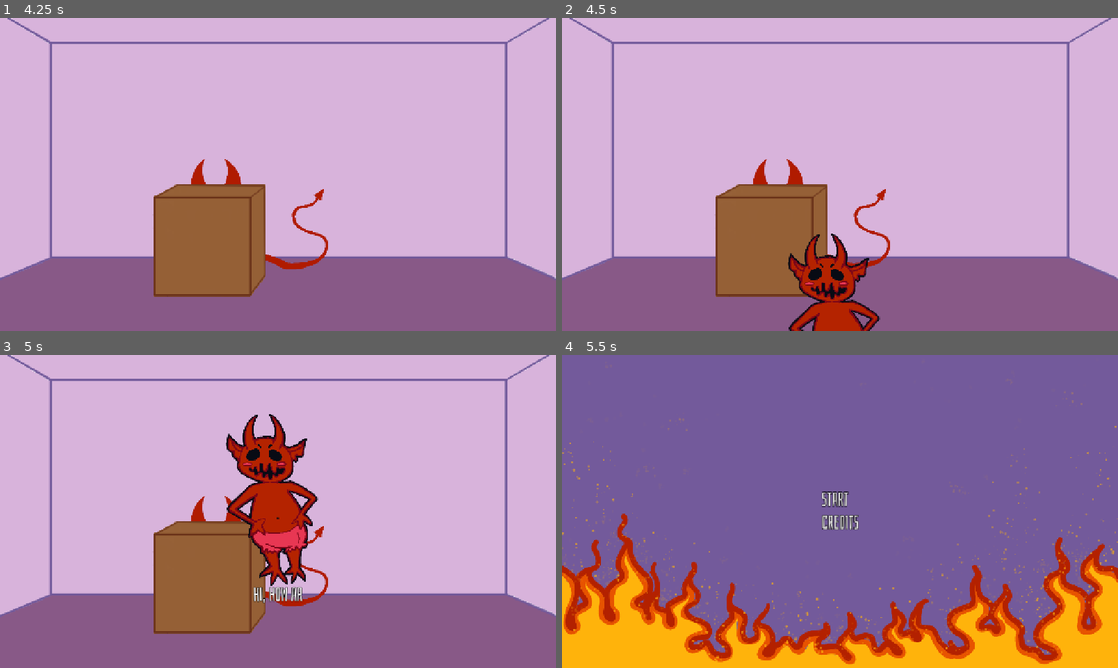
Above: before the commit, frames 1-4 (two rows, left to right).
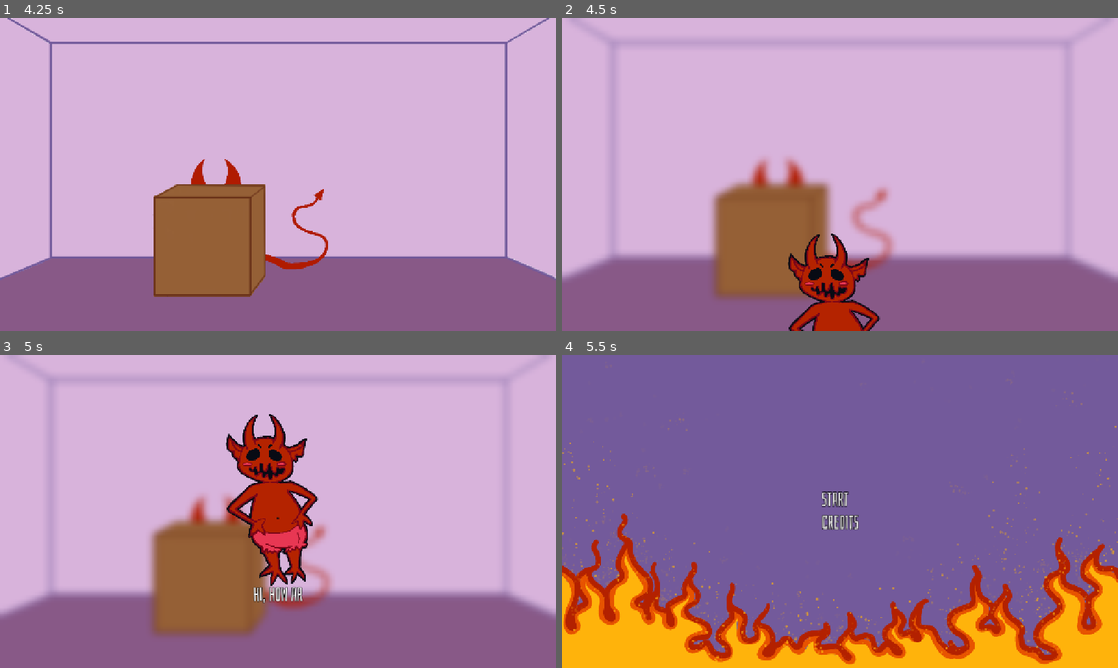
Above: after the commit, the same moments.

Repository: guimafelipe/hidenseek
Game: Godot game, scene res://Scenes/main_menu.tscn
Same seed, same stepped clock (60 frames per second), same inputs: the game is played once before the commit and once after it.
Inputs (mouse positions are in pixels of both pictures, inside the frame that each line leads up to):
- Up to frame 1 (4.25 s): click "Start" at 0.5 s; move the mouse to (400, 158) at 1.27 s; press the mouse at (400, 158) at 1.28 s; tap Enter at 2 s; move the mouse to (166, 190) at 2.02 s; release the mouse at (166, 190) at 2.03 s; hold Escape (back) 2.03-2.75 s; click (166, 190) at 2.1 s; click "Start" at 2.75 s; move the mouse to (333, 105) at 3.52 s; press the mouse at (333, 105) at 3.53 s
- Up to frame 2 (4.5 s): tap Space at 4.25 s; move the mouse to (812, 237) at 4.27 s; release the mouse at (812, 237) at 4.28 s; click (812, 237) at 4.35 s
- Up to frame 3 (5 s): no input
- Up to frame 4 (5.5 s): move the mouse to (1006, 558) at 5.02 s; press the mouse at (1006, 558) at 5.03 s; hold Escape (back) from 5.03 s (still down)

Frame 1 is identical in both runs. In frame 2, 5.1% of the frame differs, in the area x 0-100%, y 0-90%; in frame 3, 4.7%; in frame 4, nothing differs.

Commit message:
Blur while demon is talking!

Diff:
--- a/Assets/room_blur.gdshader
+++ b/Assets/room_blur.gdshader
@@ -1,14 +1,16 @@
 shader_type canvas_item;
 
 uniform bool is_active = false;
-uniform float blur_amount = 5.0;
+uniform float blur_amount = 2.0;
 uniform sampler2D SCREEN_TEXTURE : hint_screen_texture, filter_nearest_mipmap;
 uniform sampler2D ROOM : filter_linear_mipmap;
 
 void fragment() {
-	if (is_active)
+	float actual_blur = blur_amount;
+	if (!is_active)
 	{
-		vec4 blurred = texture(ROOM, UV);
-		COLOR = blurred;
+		actual_blur = 0.0;
 	}
+	vec4 blurred = textureLod(SCREEN_TEXTURE, SCREEN_UV, actual_blur);
+	COLOR = blurred;
 }
--- a/Scenes/devil_animation.gd
+++ b/Scenes/devil_animation.gd
@@ -8,6 +8,9 @@
 var current_line := 0
 
 var chat_box : Label
+var demon_sprite : Sprite2D
+var pivot : Node2D
+var blur_material : Material
 
 func set_lines(_lines : PackedStringArray) -> void:
 	lines = _lines
@@ -30,12 +33,14 @@
 		destination = get_viewport_rect().get_center()
 	else:
 		var destination_y = get_viewport_rect().size.y
-		destination_y += $DemonSprite.texture.get_size().y
+		destination_y += demon_sprite.texture.get_size().y
 		destination = Vector2(get_viewport_rect().get_center().x, destination_y)
 
 
-	devil_animation_tween.tween_property(self, "global_position", destination, 0.2)
+	devil_animation_tween.tween_property(pivot, "global_position", destination, 0.2)
 	await devil_animation_tween.finished
+	if not up:
+		blur_material.set_shader_parameter("is_active", false)
 
 func show_next_line() -> void:
 	if current_line + 1 < lines.size():
@@ -57,13 +62,18 @@
 	if is_devil_found:
 		return
 
+	blur_material.set_shader_parameter("is_active", true)
 	is_devil_found = true
 	move_animation(true)
 	animate_line()
 
 func _ready() -> void:
-	chat_box = $ChatBox
+	chat_box = $DemonPivot/ChatBox
+	pivot = $DemonPivot
+	demon_sprite = $DemonPivot/DemonSprite
+	blur_material = $Blur.material
+	$Blur.global_position = Vector2(0, 0)
 	chat_box.visible_ratio = 0
 	var viewport_rect := get_viewport_rect()
-	var vertical_offset = viewport_rect.size.y + $DemonSprite.texture.get_height()
-	global_position = Vector2(viewport_rect.get_center().x, vertical_offset)
+	var vertical_offset = viewport_rect.size.y + demon_sprite.texture.get_height()
+	pivot.global_position = Vector2(viewport_rect.get_center().x, vertical_offset)
--- a/Scenes/devil_animation.tscn
+++ b/Scenes/devil_animation.tscn
@@ -1,17 +1,33 @@
 [gd_scene format=3 uid="uid://bddcmhodlbpoe"]
 
 [ext_resource type="Texture2D" uid="uid://ckibomndlp8na" path="res://Assets/Art/demon_talking.png" id="2_f6tc7"]
+[ext_resource type="Shader" uid="uid://dqx6jt7xciadg" path="res://Assets/room_blur.gdshader" id="2_ftbmt"]
 [ext_resource type="Script" uid="uid://u7v1m03sh733" path="res://Scenes/devil_animation.gd" id="2_jotw0"]
+
+[sub_resource type="ShaderMaterial" id="ShaderMaterial_agy0p"]
+shader = ExtResource("2_ftbmt")
+shader_parameter/is_active = false
+shader_parameter/blur_amount = 2.0
+
+[sub_resource type="PlaceholderTexture2D" id="PlaceholderTexture2D_udql8"]
+size = Vector2(1280, 720)
 
 [node name="DevilAnimation" type="Node2D" unique_id=2006660035]
 script = ExtResource("2_jotw0")
 
-[node name="DemonSprite" type="Sprite2D" parent="." unique_id=406727960]
+[node name="Blur" type="Sprite2D" parent="." unique_id=1269881754]
+material = SubResource("ShaderMaterial_agy0p")
+texture = SubResource("PlaceholderTexture2D_udql8")
+centered = false
+
+[node name="DemonPivot" type="Node2D" parent="." unique_id=916939647]
+
+[node name="DemonSprite" type="Sprite2D" parent="DemonPivot" unique_id=406727960]
 position = Vector2(-255.99997, -99)
 scale = Vector2(0.85, 0.85)
 texture = ExtResource("2_f6tc7")
 
-[node name="ChatBox" type="Label" parent="." unique_id=761162083]
+[node name="ChatBox" type="Label" parent="DemonPivot" unique_id=761162083]
 anchors_preset = 7
 anchor_left = 0.5
 anchor_top = 1.0
